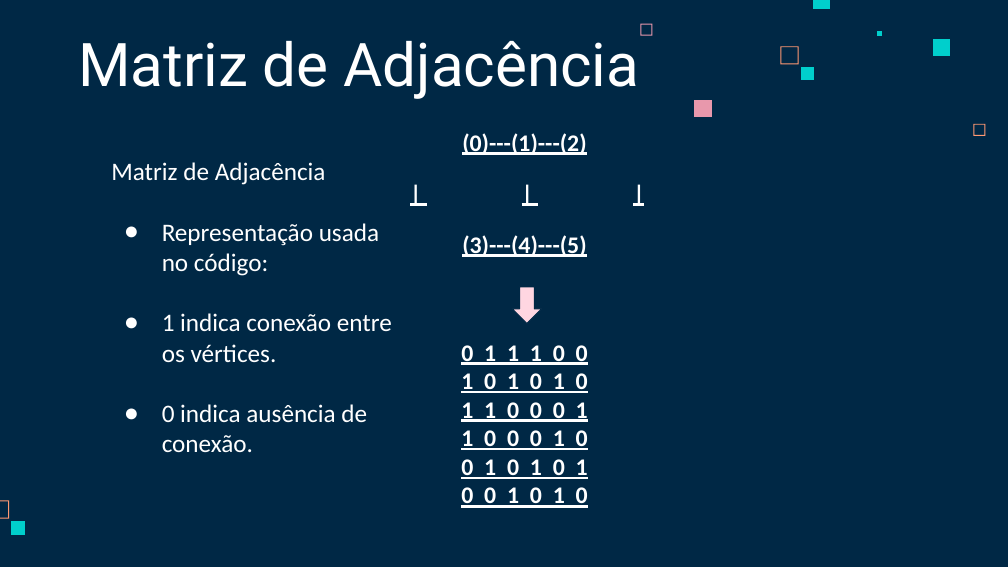
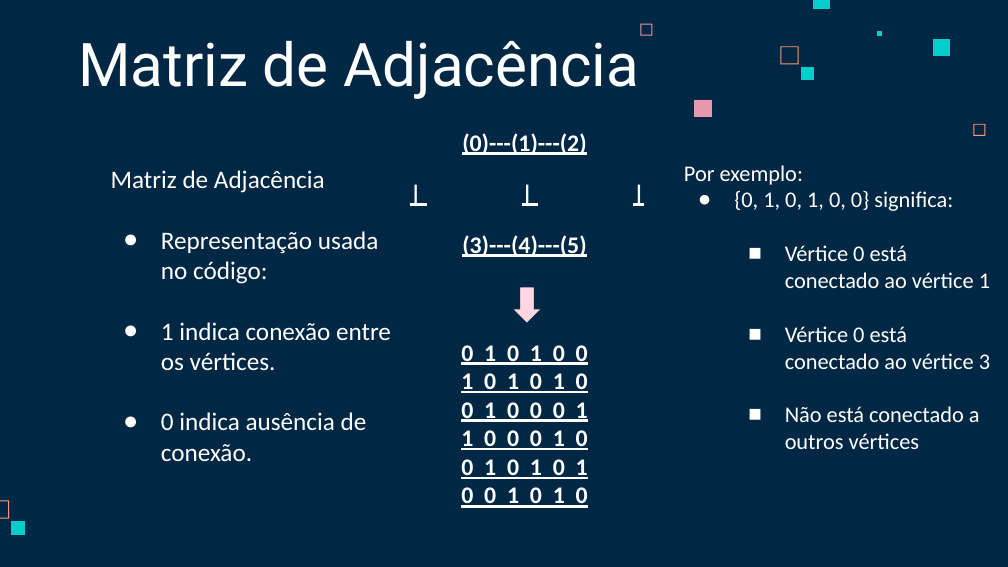
Before and after one commit to brenocbmnz/colora-ografos, a slide deck: slide 4 of Coloração de Grafos.pptx. Drawn at 1008x567 pixels with LibreOffice and Linux fonts; fonts in the diff are those of the drawing. Boxes give left, top, right and bottom in pixels: in the first picture for what was removed or moved away, otherwise in the second. Text is boxed around its words. In the diff, an @@ line names an element or a change of style, - is before the commit and + after.

```diff
--- a/Coloração de Grafos.pptx
+++ b/Coloração de Grafos.pptx
@@ text "Matriz de Adjacência": place and size @@
-text "Matriz de Adjacência" at [111, 162, 392, 452]
+text "Matriz de Adjacência" at [111, 170, 391, 461]
@@ text added at [684, 165, 990, 449], 16 pt, text #FFFFFF @@
+Por exemplo:
+● {0, 1, 0, 1, 0, 0} significa:
+    ■ Vértice 0 está conectado ao vértice 1
+    ■ Vértice 0 está conectado ao vértice 3
+    ■ Não está conectado a outros vértices
@@ text at [461, 345, 588, 508]: text changed @@
-0 1 1 1 0 0
-1 0 1 0 1 0
-1 1 0 0 0 1
-1 0 0 0 1 0
-0 1 0 1 0 1
-0 0 1 0 1 0
+0 1 0 1 0 0
+1 0 1 0 1 0
+0 1 0 0 0 1
+1 0 0 0 1 0
+0 1 0 1 0 1
+0 0 1 0 1 0
```
Also in this commit, not shown: 4 other slides changed, 2 slides added, 1 slide removed.
